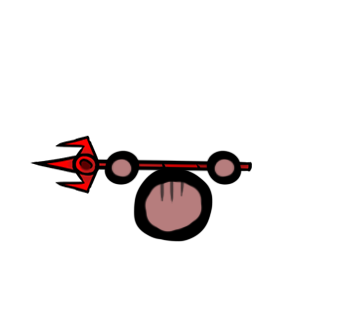
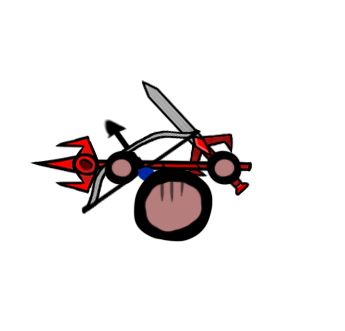
Layer changes from the first (345, 331) image to the second:
added group "bow" with 4 layers in group "items" over bbox(81, 118, 201, 215)
added layer "Bow" in group "bow" over bbox(81, 128, 200, 214)
added group "arrow" (1st of 2, in "hands" › "handright" › "items" › "bow") with 1 layers in group "bow" over bbox(101, 118, 157, 183)
added layer "arrow" (2nd of 2, in "hands" › "handright" › "items" › "bow" › "arrow") in group "arrow" over bbox(101, 118, 157, 183)
added layer "string" in group "bow" over bbox(81, 129, 201, 215)
added layer "sword" in group "items" over bbox(141, 80, 250, 196)
